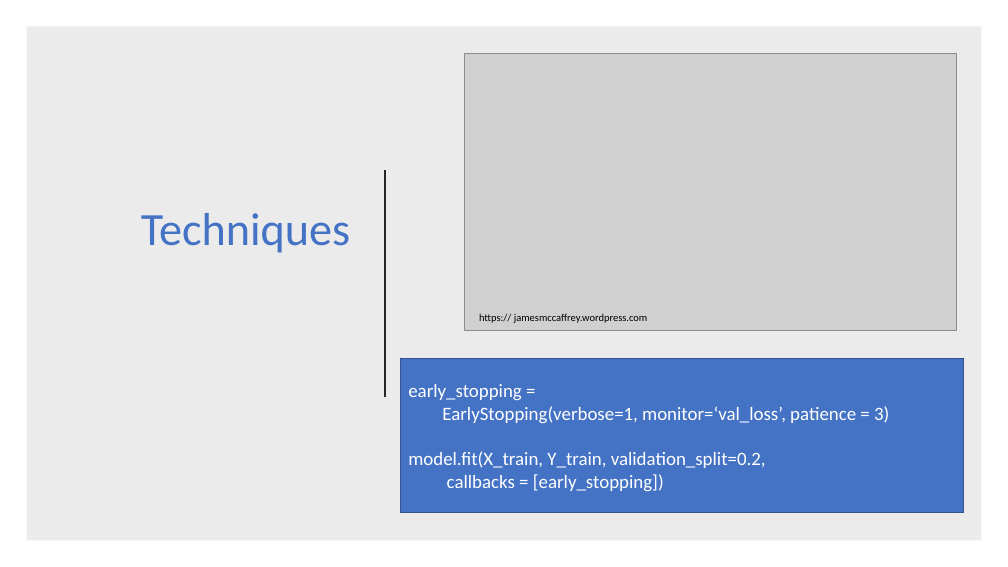
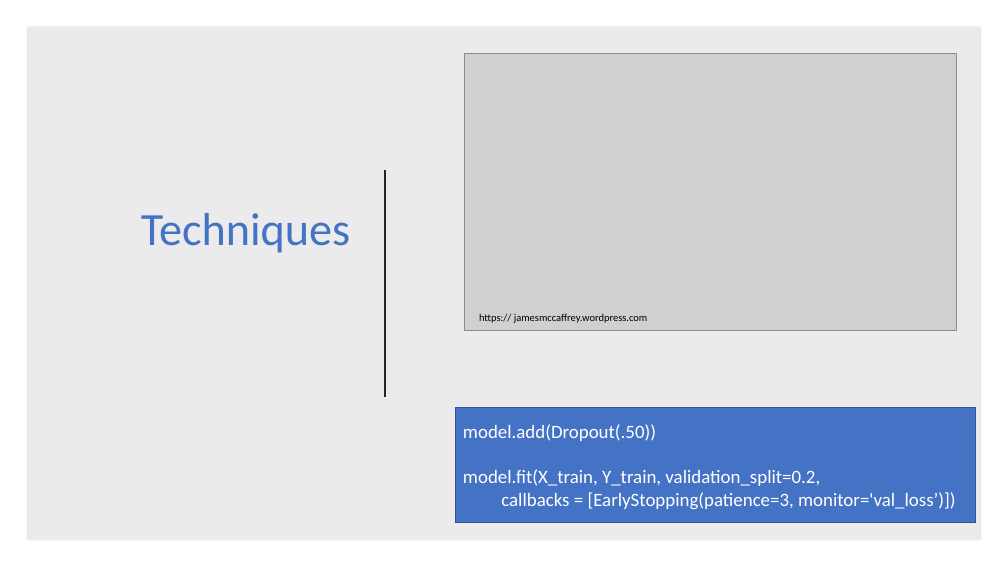
Before and after one commit to gmarchet/dnnworkshop3, a slide deck: slide 11 of day1/3.Introduction to Keras.pptx (slide 10 before the commit). Drawn at 1008x567 pixels with LibreOffice and Linux fonts; fonts in the diff are those of the drawing; grey boxes stand for pictures. Boxes give left, top, right and bottom in pixels: in the first picture for what was removed or moved away, otherwise in the second. Text is boxed around its words. In the diff, an @@ line names an element or a change of style, - is before the commit and + after.

```diff
--- a/day1/3.Introduction to Keras.pptx
+++ b/day1/3.Introduction to Keras.pptx
@@ rectangle "model.add(Dropout(.50))": place and size @@
-rectangle "model.add(Dropout(.50))" at (401,358,963,512)
+rectangle "model.add(Dropout(.50))" at (456,407,975,523)
@@ text in rectangle at (463,424,656,441): text changed @@
-early_stopping =
-EarlyStopping(verbose=1, monitor=‘val_loss’, patience = 3)
+model.add(Dropout(.50))
@@ text in rectangle at (501,492,956,509): text changed @@
-callbacks = [early_stopping])
+callbacks = [EarlyStopping(patience=3, monitor='val_loss’)])
```
Also in this commit, not shown: 4 other slides changed, 1 slide added.
